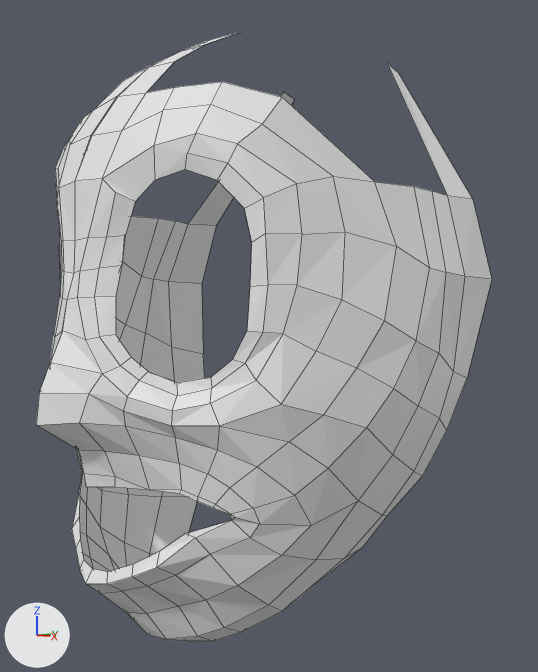
One commit to the Blender file Blender/MrMH5_RetopoFlow_AutoSave.blend: the scene before it, then after it.
Both versions are drawn from a camera (50 mm lens) standing at (9.45, -8.06, 4.87) and looking at (0.44, 0.55, 4.16). Arrows for +X, +Y and +Z are at lower left; the lights stay in place. The picture after the commit comes second. Mesh edges are drawn as thin lines. The same objects are shown in both versions, whatever each file hides.

Objects in the first picture: 'RetopoFlow'.
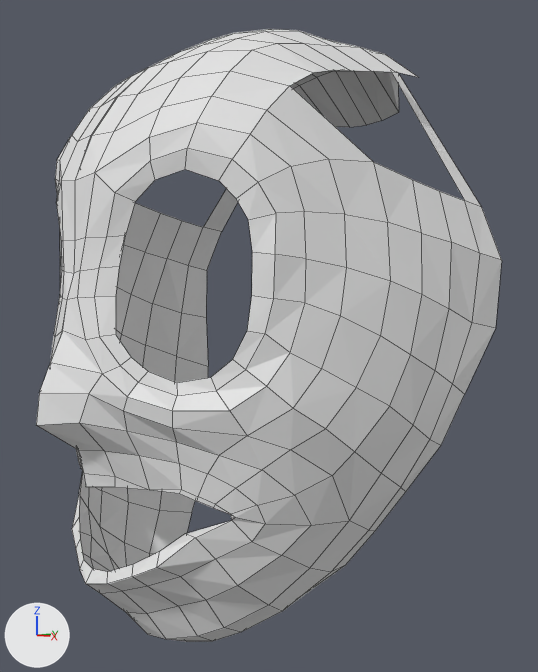
The change in detail:
me_retopoflow is used by ob_retopoflow; location (0.0, 0.0, 0.0); rotation (0.0, 3.142, 0.0), in degrees (0, 180, 0); scale (-3.88, -3.88, -3.88).
me_retopoflow had 186 vertices, 150 faces and spanned x 0.0..0.93, y -0.75..0.88, z -0.13..2.3.
me_retopoflow now has 226 vertices, 187 faces and spans x 0.0..0.93, y -0.93..0.88, z -0.13..2.39.
Part 1, on me_retopoflow:
5 vertices are removed from x 0.17..0.8, y -0.67..0.49, z 1.63..2.29.
13 faces are deleted.
3 vertices in x 0.23..0.62, y 0.45..0.66, z 0.73..1.03 move by (0.0, -0.01, -0.02).
78 vertices move from x 0.09..0.93, y -0.61..0.72, z 0.22..2.2 to x 0.08..0.93, y -0.64..0.72, z 0.16..2.22.
45 vertices are added at x 0.0..0.87, y -0.93..0.61, z 1.47..2.39.
50 new faces join them.

What differs and where, as boxes (x1, y1, x2, y2) in the pictures (538 x 672 px; the box of a moved part takes in the faces that stretch with it):
'RetopoFlow', reshaped
    before: (36, 33, 492, 642)
    after: (36, 29, 502, 642)
part 1 of me_retopoflow, moved or reshaped
    before: (55, 33, 492, 607)
    after: (55, 29, 502, 607)
